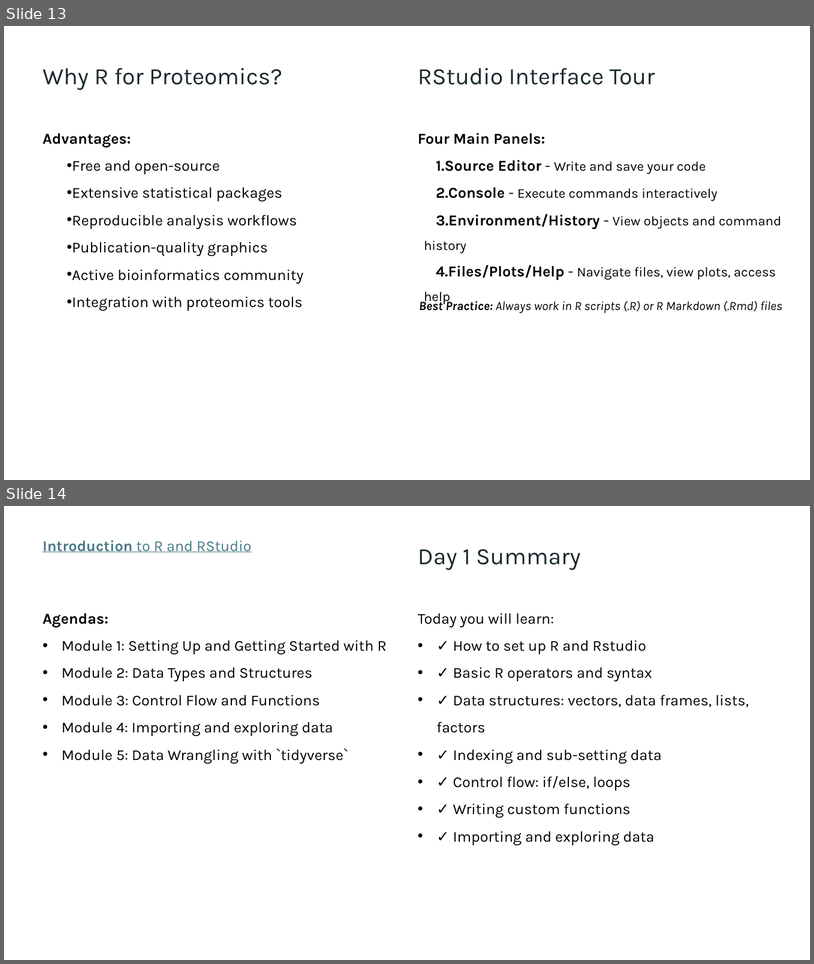
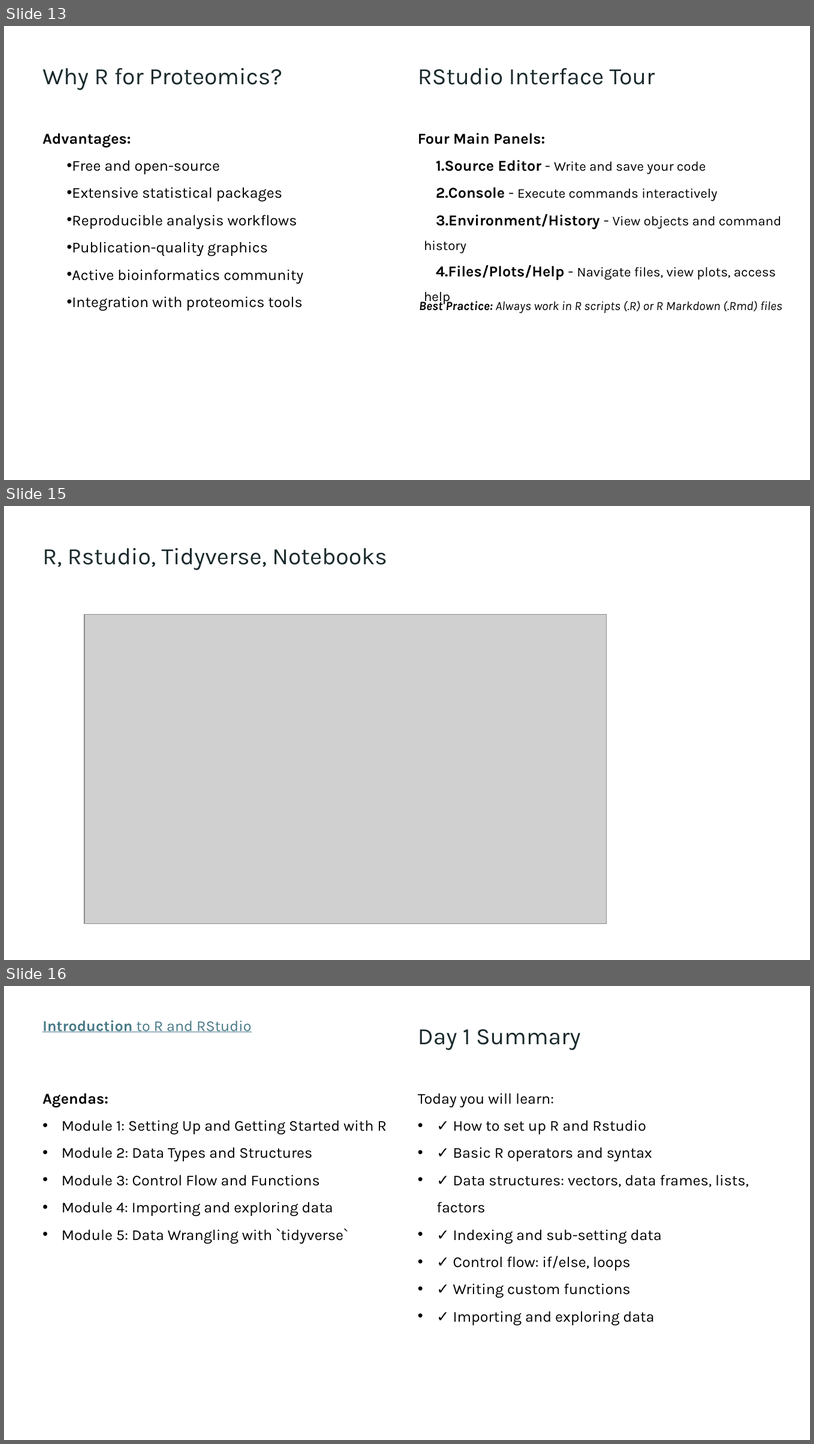
Before and after one commit to lodiag-holocron/r4proteomics, a slide deck: inst/r4proteomics_slides.pptx. Shown one above the other, each under a label of ours: slides 13 and 14 before the commit, slides 13, 15 and 16 after it; the slides between them are not shown. The pictures are 814x964 and 814x1444 pixels, drawn with LibreOffice and Linux fonts; fonts in the diff are those of the drawing; grey boxes stand for pictures. Boxes give left, top, right and bottom in pixels: in the first picture for what was removed or moved away, otherwise in the second. Text is boxed around its words. In the diff, an @@ line names an element or a change of style, - is before the commit and + after.

Commit message:
update pptx

```diff
--- a/inst/r4proteomics_slides.pptx
+++ b/inst/r4proteomics_slides.pptx
@@ slide 15 added at [4, 506, 810, 960], background #FFFFFF @@
@@ text added at [42, 548, 387, 570], 28 pt, text #1A292C @@
+R, Rstudio, Tidyverse, Notebooks
@@ picture added at [84, 614, 607, 924] @@
@@ what was slide 14 is now slide 16 @@
```
Also in this commit, not shown: 1 other slide added.
